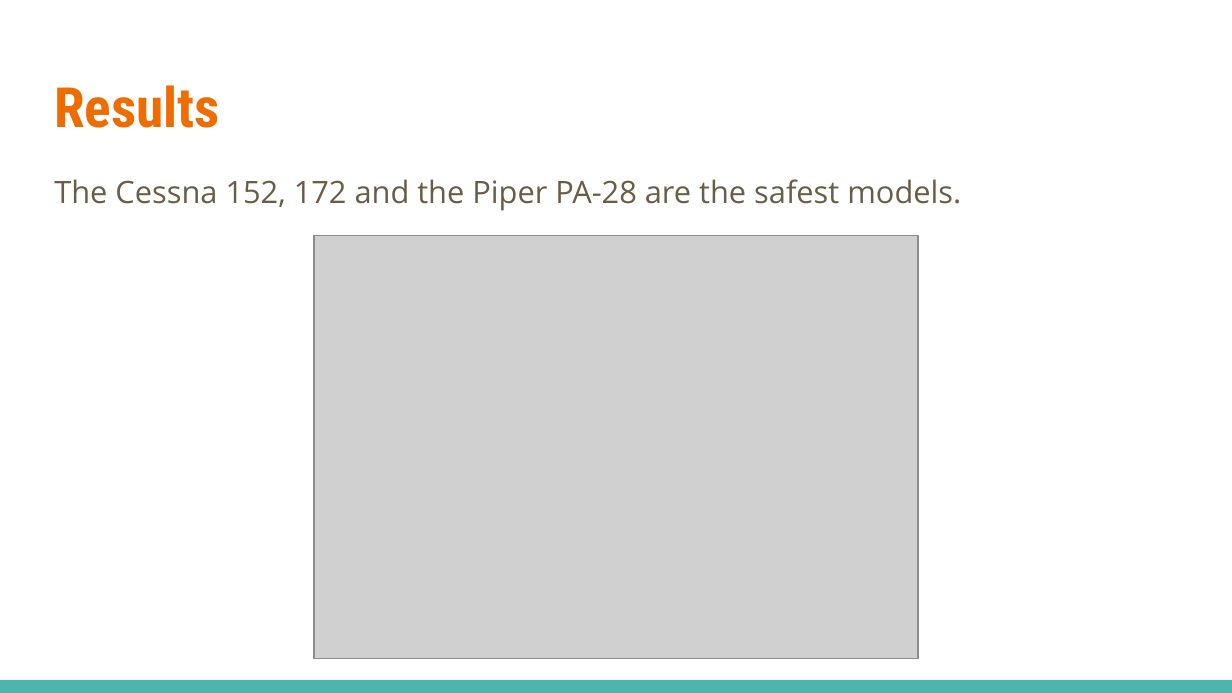
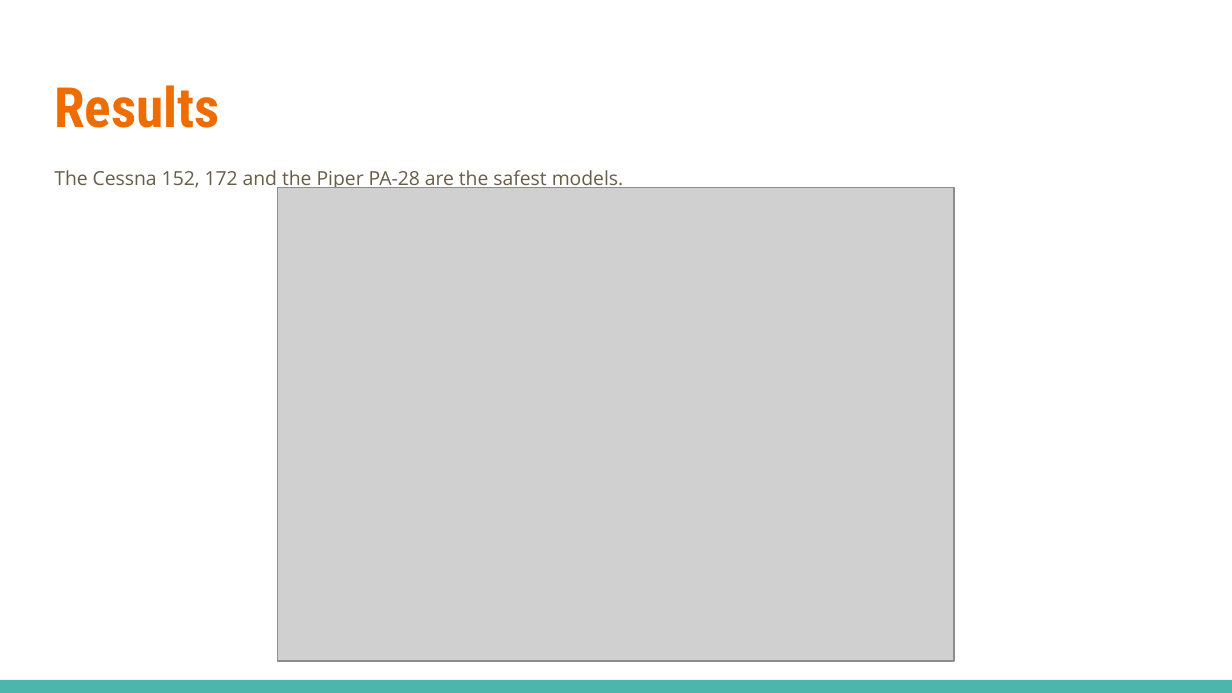
Before and after one commit to jgoett2/Phase1-Airplane-Zach-Jeff, a slide deck: slide 9 of Phase 1 Presentation.pptx. Drawn at 1232x693 pixels with LibreOffice and Linux fonts; fonts in the diff are those of the drawing; grey boxes stand for pictures. Boxes give left, top, right and bottom in pixels: in the first picture for what was removed or moved away, otherwise in the second. Text is boxed around its words. In the diff, an @@ line names an element or a change of style, - is before the commit and + after.

```diff
--- a/Phase 1 Presentation.pptx
+++ b/Phase 1 Presentation.pptx
@@ text "The Cessna 152, 172 and ..." at [54,170,624,190]: size 18 to 11.2 pt; line spacing 1.15 to 0.95 @@
@@ picture: place and size @@
-picture at [314,235,918,658]
+picture at [278,187,955,660]
```
Also in this commit, not shown: 3 other slides changed, 19 other files.
